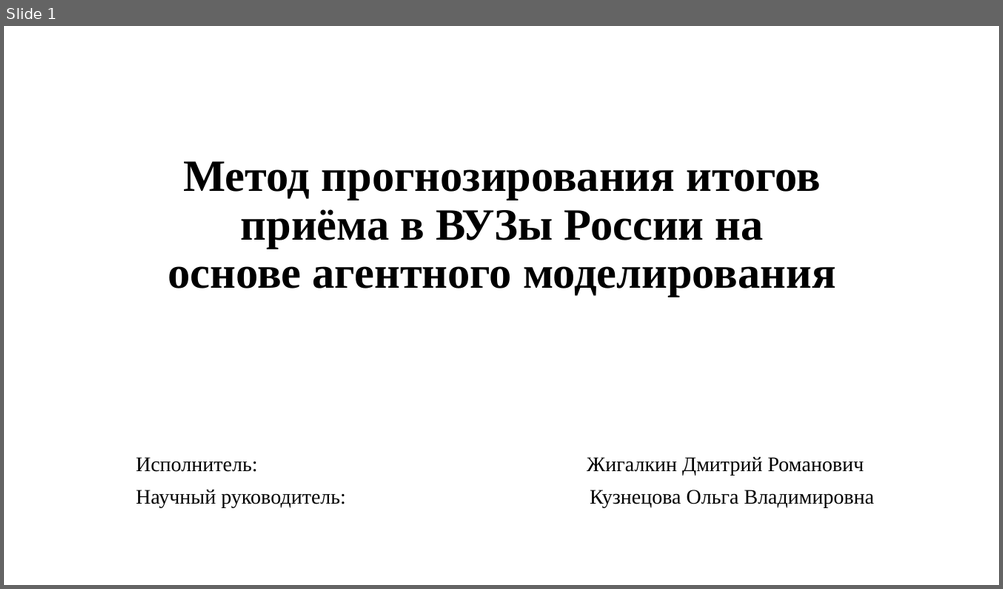
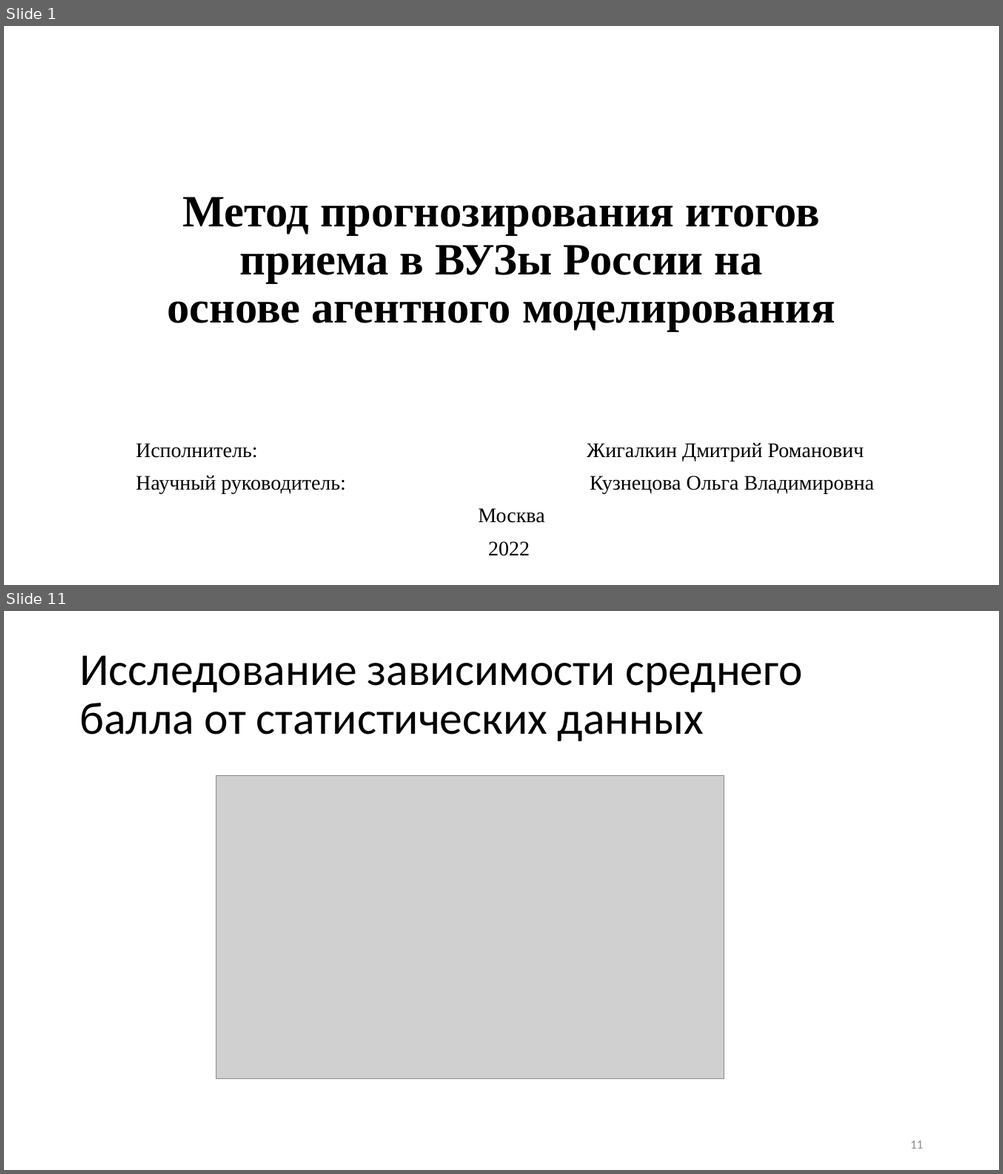
Before and after one commit to 1Bitcoin/scrape-universities-data, a slide deck: tex-diploma-template-main/Метод прогнозирования итогов приёма в вузы России на основе агентного моделирования.pptx. Shown one above the other, each under a label of ours: slide 1 before the commit, slides 1 and 11 after it; the slides between them are not shown. The pictures are 1003x589 and 1003x1174 pixels, drawn with LibreOffice and Linux fonts; fonts in the diff are those of the drawing; grey boxes stand for pictures. Boxes give left, top, right and bottom in pixels: in the first picture for what was removed or moved away, otherwise in the second. Text is boxed around its words. In the diff, an @@ line names an element or a change of style, - is before the commit and + after.

```diff
--- a/tex-diploma-template-main/Метод прогнозирования итогов приёма в вузы России на основе агентного моделирования.pptx
+++ b/tex-diploma-template-main/Метод прогнозирования итогов приёма в вузы России на основе агентного моделирования.pptx
@@ slide 11 added at (4, 611, 999, 1170), background #FFFFFF @@
@@ title added at (79, 655, 802, 741), 44 pt, text #000000 @@
+Исследование зависимости среднего балла от статистических данных
@@ picture added at (216, 775, 724, 1079) @@
@@ page number added at (910, 1141, 922, 1149), 12 pt, text #8C8C8C @@
+11
@@ slide 1 changed as well @@
@@ title at (168, 197, 835, 332): text changed @@
-Метод прогнозирования итогов приёма в ВУЗы России на
-основе агентного моделирования
+Метод прогнозирования итогов приема в ВУЗы России на
+основе агентного моделирования
@@ subtitle "Исполнитель: Жигалкин Дмитрий Романович": place and size @@
-subtitle "Исполнитель: Жигалкин Дмитрий Романович" at (136, 457, 874, 508)
+subtitle "Исполнитель: Жигалкин Дмитрий Романович" at (136, 443, 874, 557)
@@ subtitle at (478, 508, 544, 557): paragraphs added @@
+Москва
+2022
```
Also in this commit, not shown: 2 other slides changed, 11 other slides added, 44 other files.
